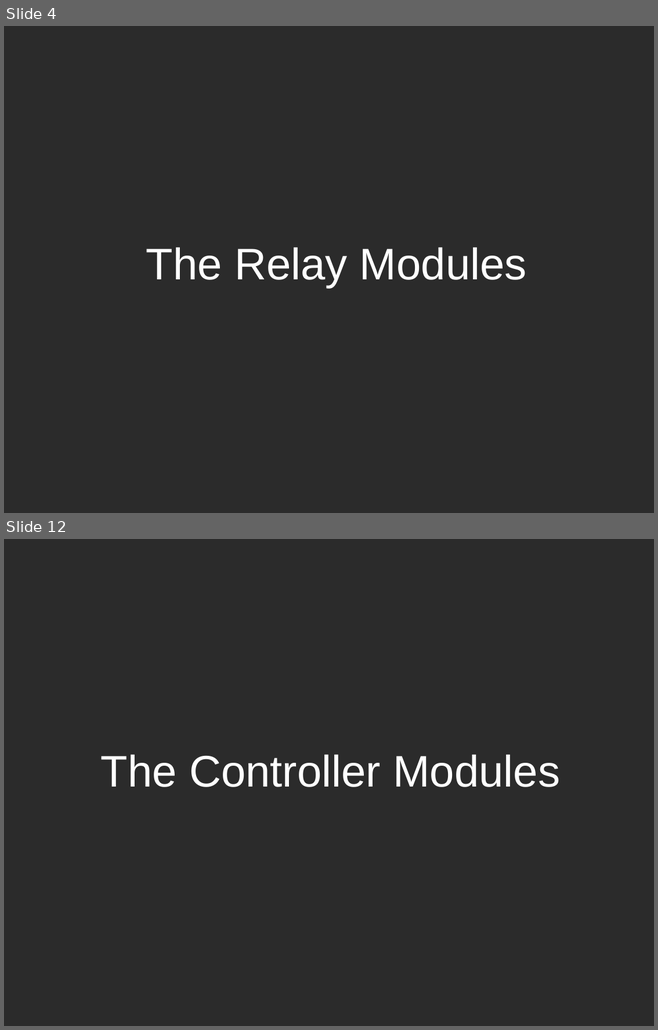
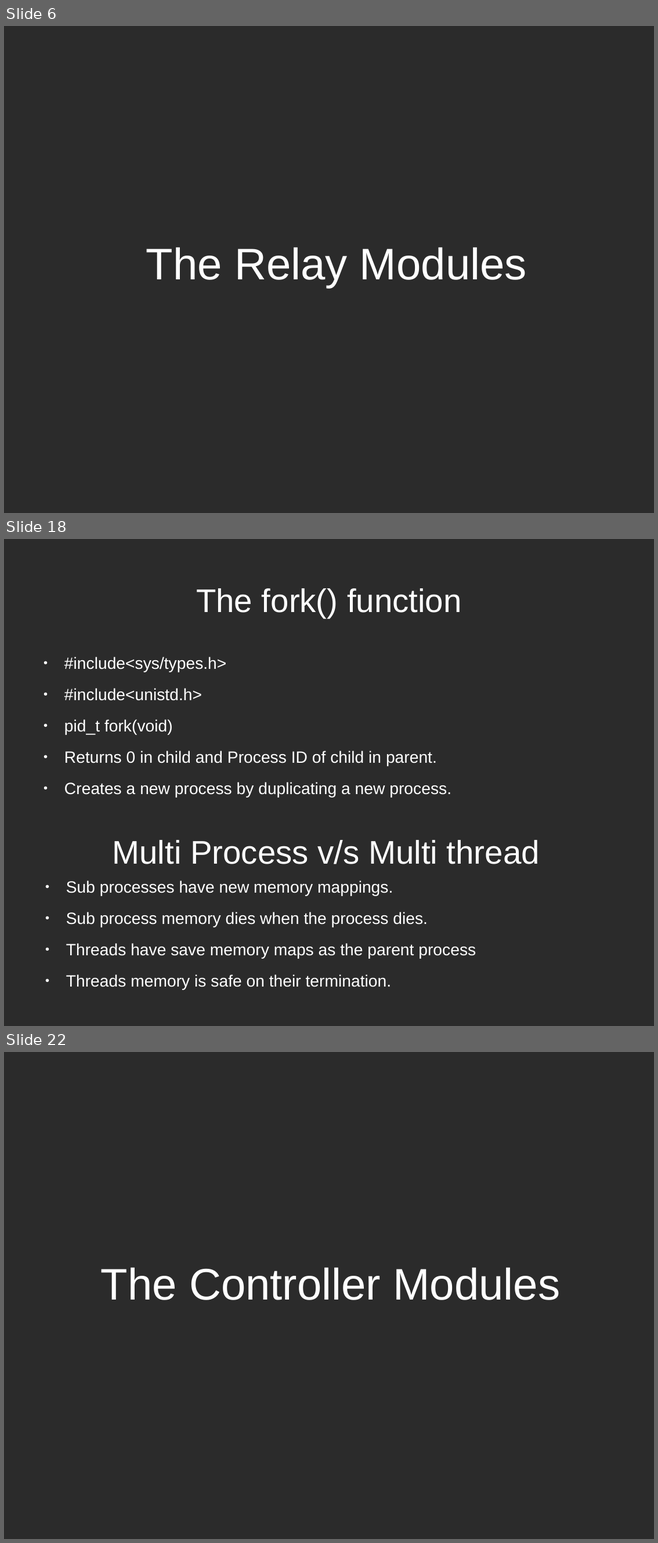
Before and after one commit to r0ck3r008/sdn-proj, a slide deck: review.odp. Shown one above the other, each under a label of ours: slides 4 and 12 before the commit, slides 6, 18 and 22 after it; the slides between them are not shown. The pictures are 658x1030 and 658x1543 pixels, drawn with LibreOffice and Linux fonts; fonts in the diff are those of the drawing; background and template pictures are left out; a plain dark background stands for a picture behind light text. Boxes give left, top, right and bottom in pixels: in the first picture for what was removed or moved away, otherwise in the second. Text is boxed around its words. In the diff, an @@ line names an element or a change of style, - is before the commit and + after.

```diff
--- a/review.odp
+++ b/review.odp
@@ slide 18 added at (4, 539, 654, 1026), background picture (left out) @@
@@ title added at (196, 588, 462, 618), 40 pt, text #FFFFFF @@
+The fork() function
@@ text added at (64, 657, 451, 798), 20 pt, text #FFFFFF @@
+● #include<sys/types.h>
+● #include<unistd.h>
+● pid_t fork(void)
+● Returns 0 in child and Process ID of child in parent.
+● Creates a new process by duplicating a new process.
@@ title added at (112, 840, 539, 864), 40 pt, text #FFFFFF @@
+Multi Process v/s Multi thread
@@ text added at (66, 881, 476, 990), 20 pt, text #FFFFFF @@
+● Sub processes have new memory mappings.
+● Sub process memory dies when the process dies.
+● Threads have save memory maps as the parent process
+● Threads memory is safe on their termination.
@@ what was slide 4 is now slide 6 @@
@@ what was slide 12 is now slide 22 @@
```
Also in this commit, not shown: 4 slides changed, 16 other slides added, 5 slides removed, 1 other file.
